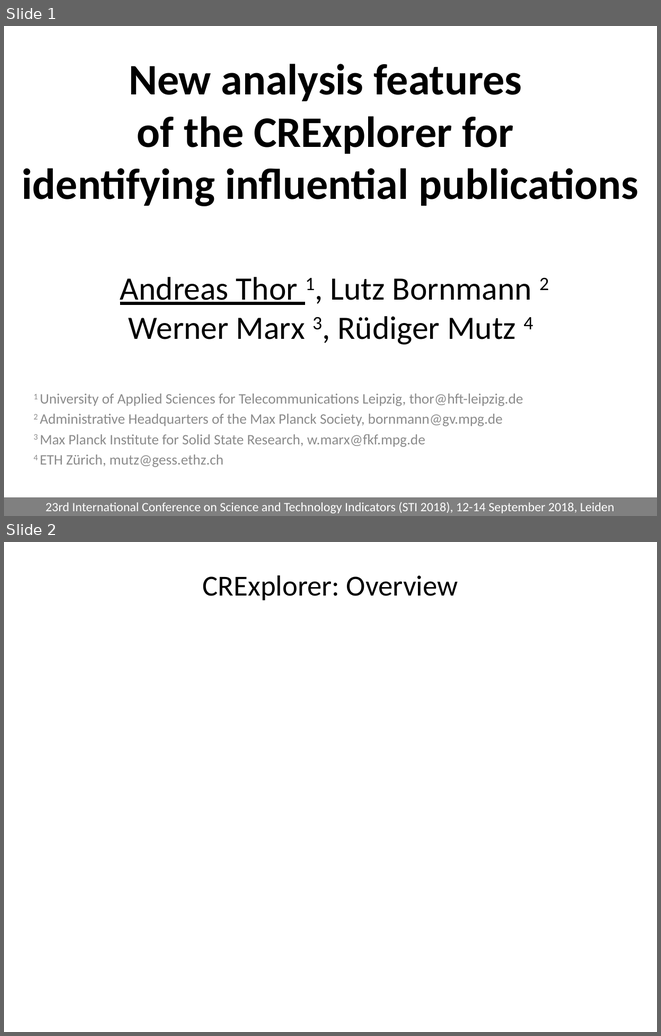
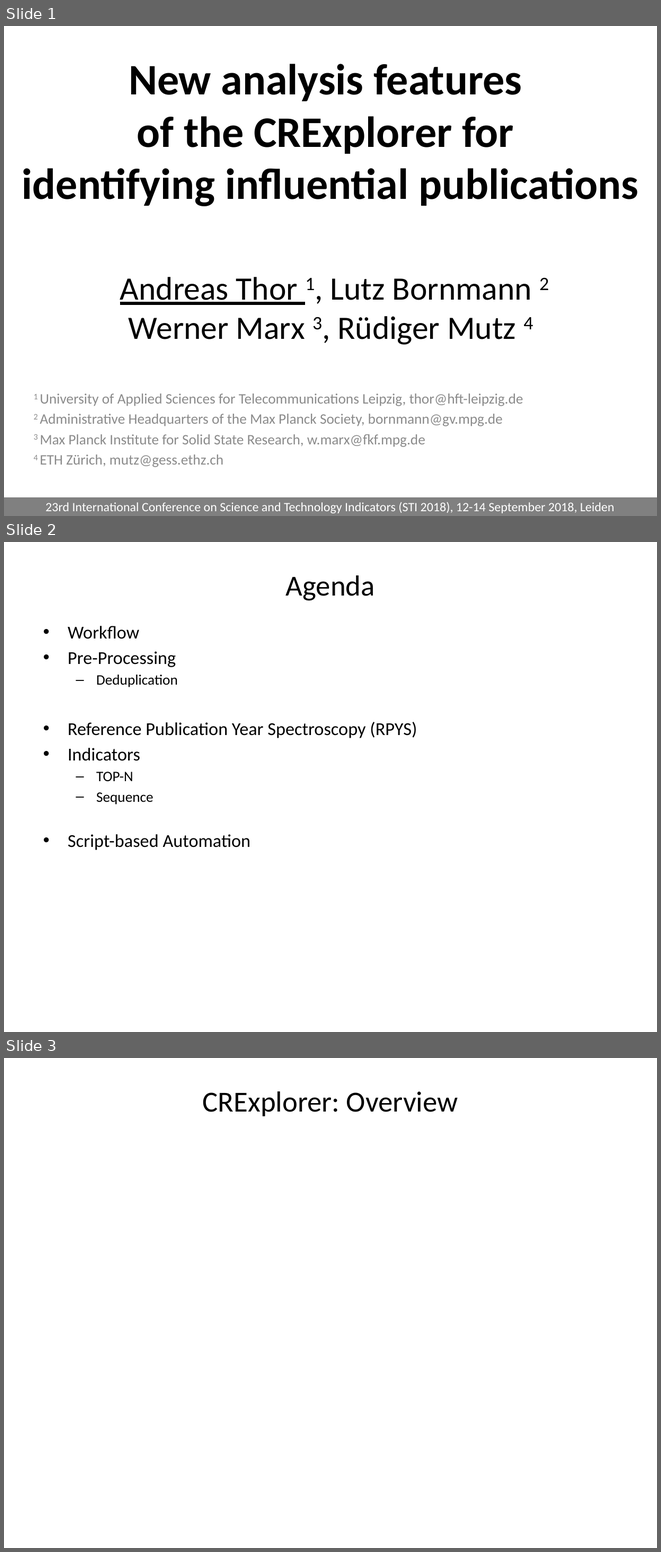
Before and after one commit to andreas-thor/cre, a slide deck: docs/slides/cre_overview.pptx. Shown one above the other, each under a label of ours: slides 1 and 2 before the commit, slides 1, 2 and 3 after it. The pictures are 661x1036 and 661x1552 pixels, drawn with LibreOffice and Linux fonts; fonts in the diff are those of the drawing. Boxes give left, top, right and bottom in pixels: in the first picture for what was removed or moved away, otherwise in the second. Text is boxed around its words. In the diff, an @@ line names an element or a change of style, - is before the commit and + after.

```diff
--- a/docs/slides/cre_overview.pptx
+++ b/docs/slides/cre_overview.pptx
@@ slide 2 added at (x1=4, y1=542, x2=657, y2=1032), background #FFFFFF @@
@@ title added at (x1=286, y1=575, x2=375, y2=601), 32 pt, text #000000 @@
+Agenda
@@ text added at (x1=68, y1=626, x2=417, y2=850), 20 pt, text #000000 @@
+• Workflow
+• Pre-Processing
+  – Deduplication
+• Reference Publication Year Spectroscopy (RPYS)
+• Indicators
+  – TOP-N
+  – Sequence
+• Script-based Automation
@@ what was slide 2 is now slide 3 @@
```
Also in this commit, not shown: 3 slides changed, 2 other slides added, 1 slide removed.
